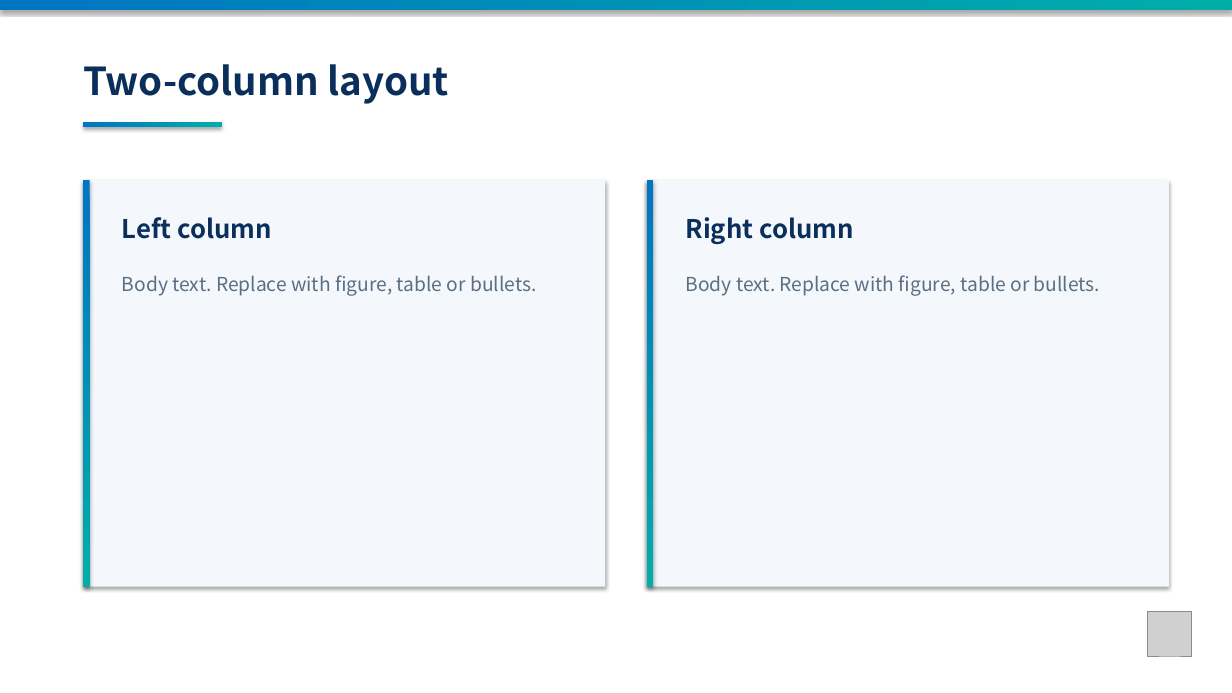
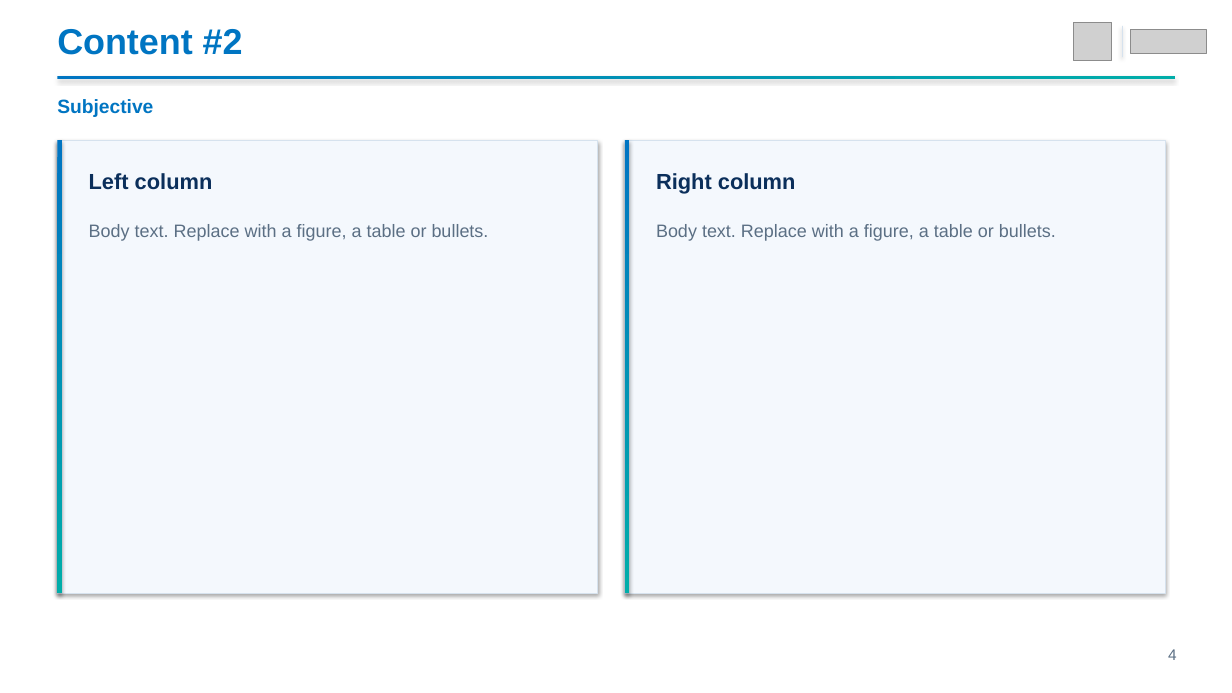
Before and after one commit to enthusiast87/MS3L.io, a slide deck: slide 4 of assets/templates/MS3L_presentation_template.pptx. Drawn at 1232x693 pixels with LibreOffice and Linux fonts; fonts in the diff are those of the drawing; grey boxes stand for pictures. Boxes give left, top, right and bottom in pixels: in the first picture for what was removed or moved away, otherwise in the second. Text is boxed around its words. In the diff, an @@ line names an element or a change of style, - is before the commit and + after.

```diff
--- a/assets/templates/MS3L_presentation_template.pptx
+++ b/assets/templates/MS3L_presentation_template.pptx
@@ rectangle removed at (x1=0, y1=0, x2=1232, y2=693) @@
@@ text added at (x1=57, y1=29, x2=243, y2=55), 28 pt, text #0075C2, bold @@
+Content #2
@@ picture resized from (x1=1148, y1=612, x2=1192, y2=656) to (x1=1073, y1=22, x2=1112, y2=61) @@
@@ rectangle added at (x1=1122, y1=26, x2=1123, y2=57), fill #D6E2EE @@
@@ picture added at (x1=1130, y1=30, x2=1206, y2=54) @@
@@ rectangle resized from (x1=0, y1=0, x2=1232, y2=10) to (x1=57, y1=76, x2=1175, y2=79) @@
@@ text removed at (x1=83, y1=64, x2=449, y2=104) @@
-Two-column layout
@@ text added at (x1=57, y1=99, x2=153, y2=117), 15 pt, text #0075C2, bold @@
+Subjective
@@ rectangle resized from (x1=83, y1=180, x2=90, y2=587) to (x1=57, y1=140, x2=62, y2=593) @@
@@ rectangle at (x1=57, y1=140, x2=598, y2=593): outline none to #D6E2EE 0.75 pt @@
@@ rectangle resized from (x1=83, y1=180, x2=605, y2=587) to (x1=57, y1=140, x2=598, y2=593) @@
@@ rectangle removed at (x1=83, y1=122, x2=222, y2=128) @@
@@ rectangle resized from (x1=647, y1=180, x2=653, y2=587) to (x1=625, y1=140, x2=629, y2=593) @@
@@ rectangle resized from (x1=647, y1=180, x2=1169, y2=587) to (x1=625, y1=140, x2=1165, y2=593) @@
@@ rectangle at (x1=625, y1=140, x2=1165, y2=593): outline none to #D6E2EE 0.75 pt @@
@@ text "Left column" at (x1=89, y1=173, x2=213, y2=190): size 20 to 17 pt, font Noto Sans CJK KR to Arial @@
@@ text "Left column" moved from (x1=122, y1=217, x2=272, y2=239) to (x1=89, y1=173, x2=213, y2=190) @@
@@ text "Right column" moved from (x1=686, y1=217, x2=854, y2=244) to (x1=656, y1=173, x2=796, y2=194) @@
@@ text "Right column" at (x1=656, y1=173, x2=796, y2=194): size 20 to 17 pt, font Noto Sans CJK KR to Arial @@
@@ text at (x1=89, y1=224, x2=489, y2=241): text changed; size 15 to 14 pt; font Noto Sans CJK KR to Arial @@
-Body text. Replace with figure, table or bullets.
+Body text. Replace with a figure, a table or bullets.
@@ text at (x1=656, y1=224, x2=1056, y2=241): text changed; size 15 to 14 pt; font Noto Sans CJK KR to Arial @@
-Body text. Replace with figure, table or bullets.
+Body text. Replace with a figure, a table or bullets.
@@ text added at (x1=1168, y1=649, x2=1177, y2=660), 12 pt, text #5B6F84 @@
+4
```
Also in this commit, not shown: 3 other slides changed, 2 slides added, 2 slides removed, 5 other files.
